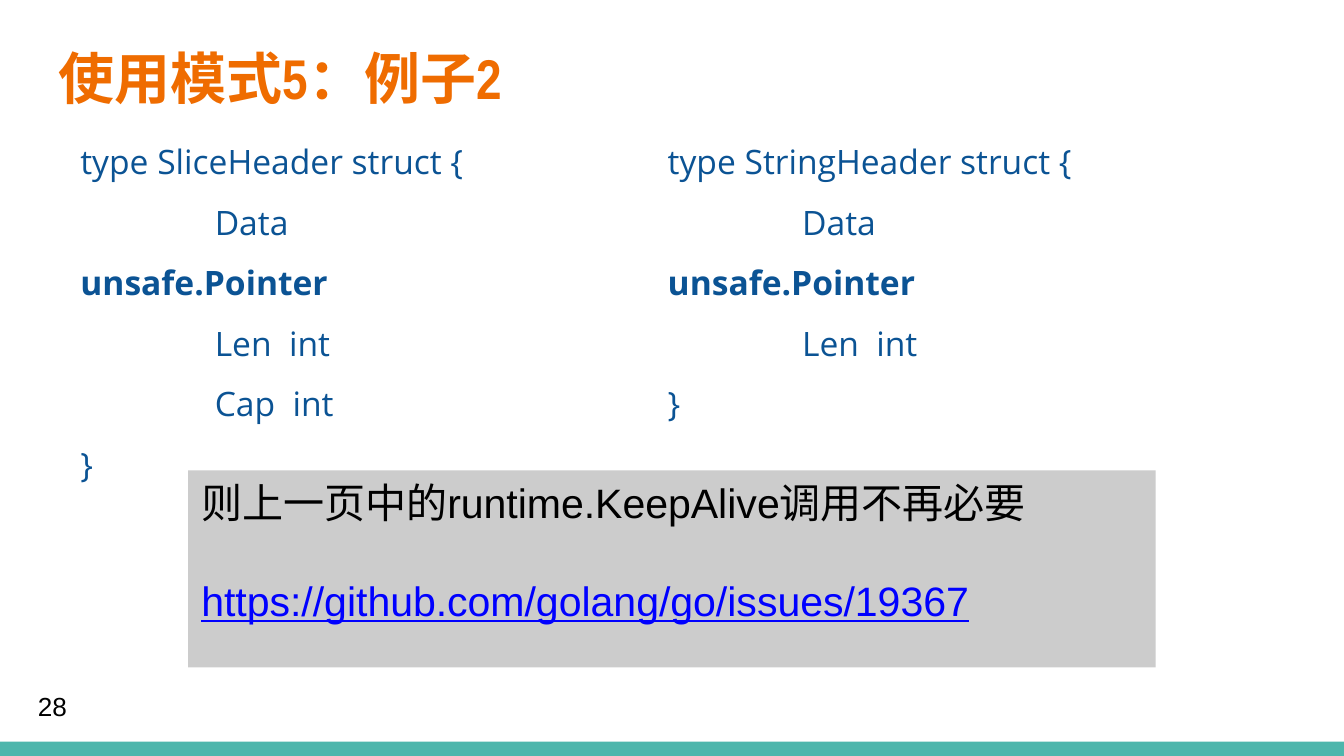
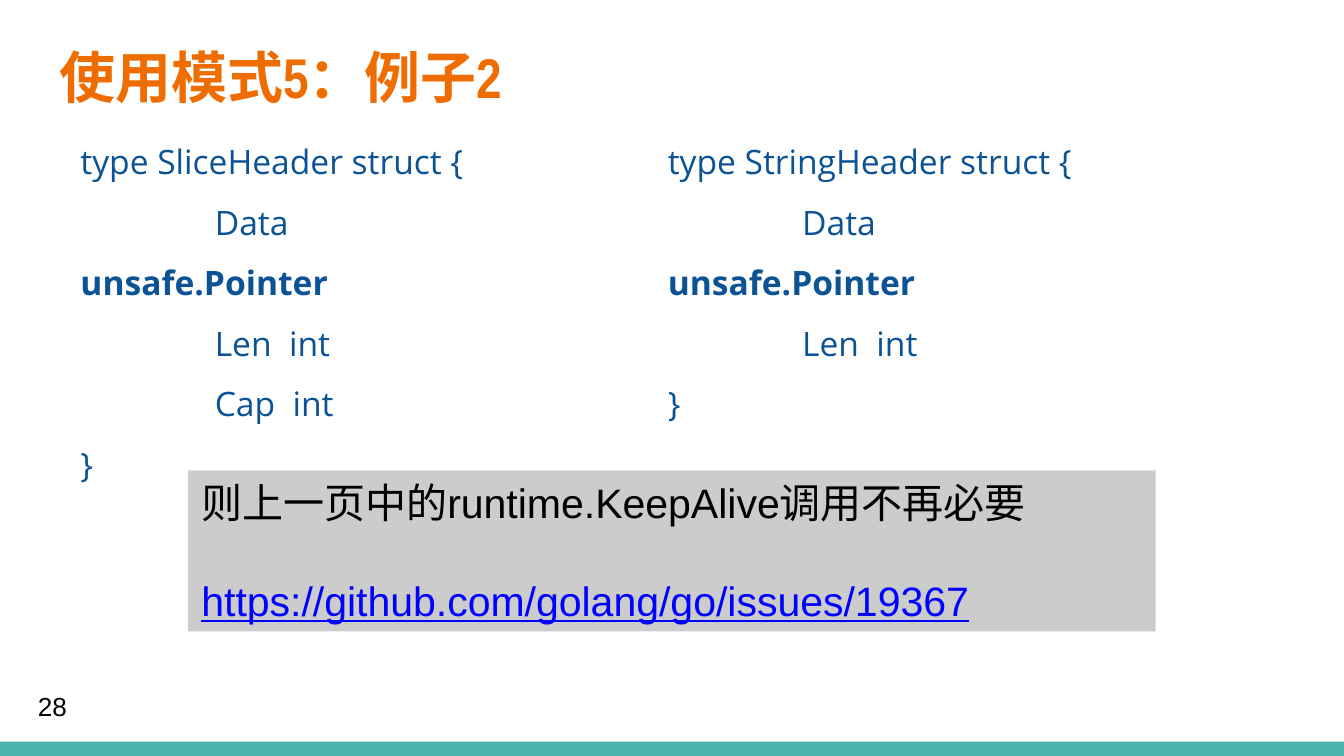
Before and after one commit to cm19940306/go-nightreading-unsafe, a slide deck: slide 28 of Go中的非类型安全指针 (Go 夜读 SIG 小组)-final.pptx. Drawn at 1344x756 pixels with LibreOffice and Linux fonts; fonts in the diff are those of the drawing; background and template pictures are left out. Boxes give left, top, right and bottom in pixels: in the first picture for what was removed or moved away, otherwise in the second. Text is boxed around its words. In the diff, an @@ line names an element or a change of style, - is before the commit and + after.

```diff
--- a/Go中的非类型安全指针 (Go 夜读 SIG 小组)-final.pptx
+++ b/Go中的非类型安全指针 (Go 夜读 SIG 小组)-final.pptx
@@ rectangle "则上一页中的runtime.KeepAlive调用不再必要": place and size @@
-rectangle "则上一页中的runtime.KeepAlive调用不再必要" at bbox=[188, 470, 1156, 668]
+rectangle "则上一页中的runtime.KeepAlive调用不再必要" at bbox=[188, 470, 1156, 632]
```
Also in this commit, not shown: 6 other slides changed, 1 other file.
